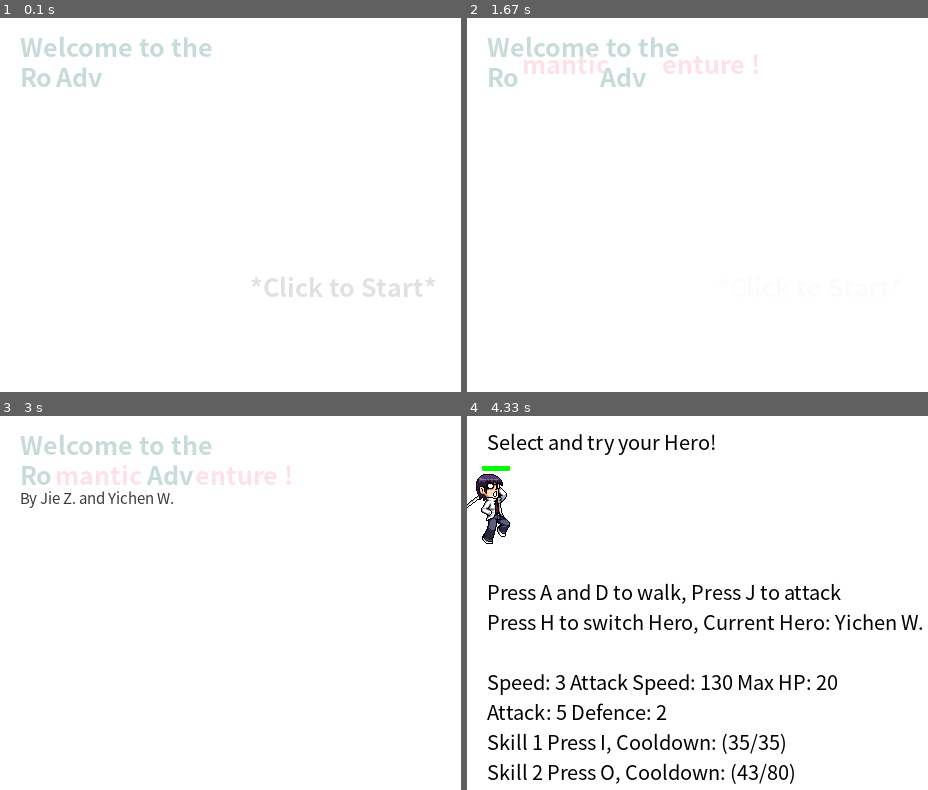
Above: before the commit, frames 1-4 (two rows, left to right).
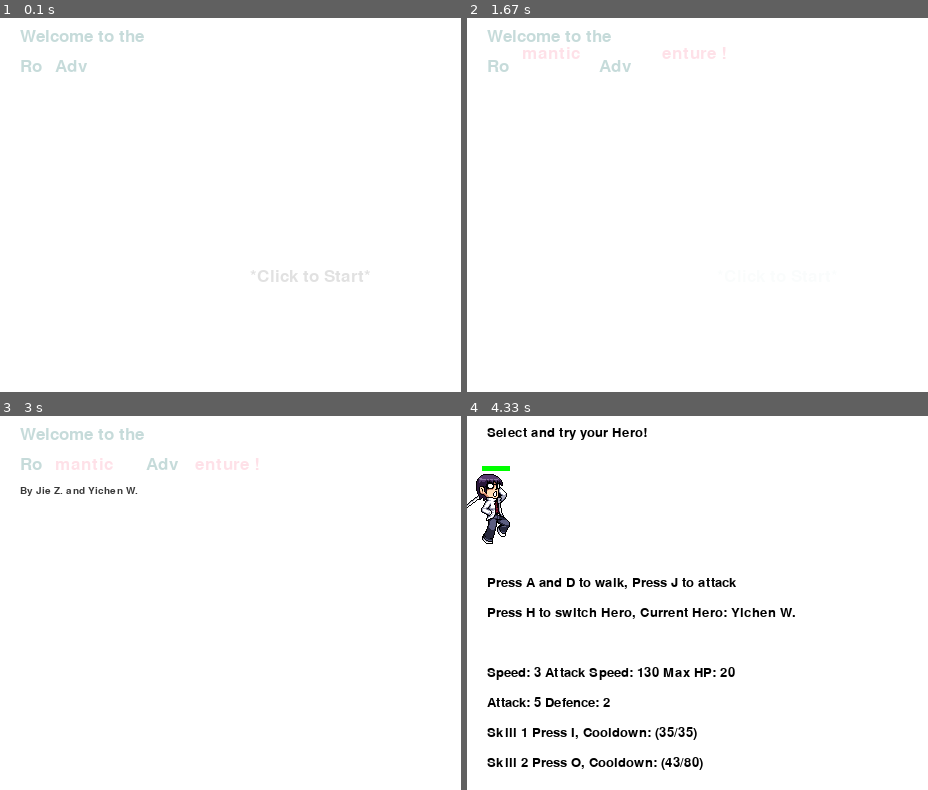
Above: after the commit, the same moments.

Repository: Pitrick3141/RoAdv
Game: pygame game, started from main.py
The game is run twice, just before and just after one commit, with the same random seed, the same clock (stepped at 60 frames per second) and the same inputs.
Inputs:
- Up to frame 1 (0.1 s): no input
- Up to frame 2 (1.67 s): click "*Click to Start*" at 0.38 s
- Up to frame 3 (3 s): no input
- Up to frame 4 (4.33 s): click "*Click to Start*" at 3.45 s; hold A 3.73-4.2 s; hold D from 4.23 s (still down); tap J at 4.3 s

The runs differ from the first frame. In frame 1, 2.4% of the frame differs, in the area x 4-95%, y 3-75%; in frame 2, 2.5%; in frame 3, 3.2%; in frame 4, 11%, in the area x 4-99%, y 3-99%.

Commit message:
Add substitude fonts for non-Windows users

Diff:
--- a/Globles.py
+++ b/Globles.py
@@ -1,5 +1,6 @@
 # 全局变量和函数
 import pygame
+import sys
 import pathlib
 from debugOutp import debug
 
@@ -252,6 +253,8 @@
 
     # 字体 微软雅黑
     font = pygame.font.SysFont('Microsoft Yahei', size, is_bold, is_italic)
+    if sys.platform != 'win32':
+        font = pygame.font.Font('Yahei.ttf', size)
 
     # 文字渲染 抗锯齿开启
     text = font.render(content, True, color_rgb)
Not shown, added: .DS_Store
Not shown, added: Yahei.ttf
